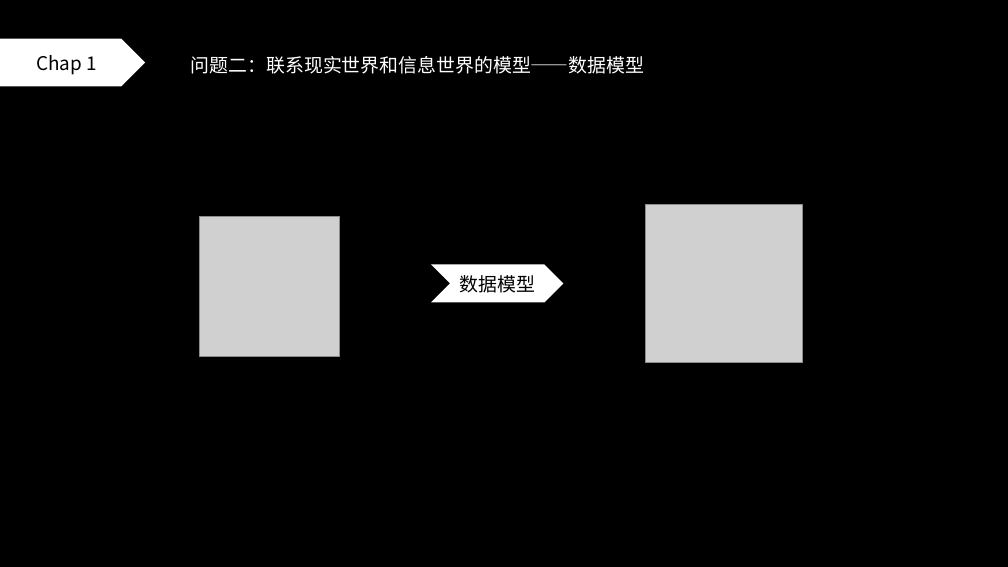
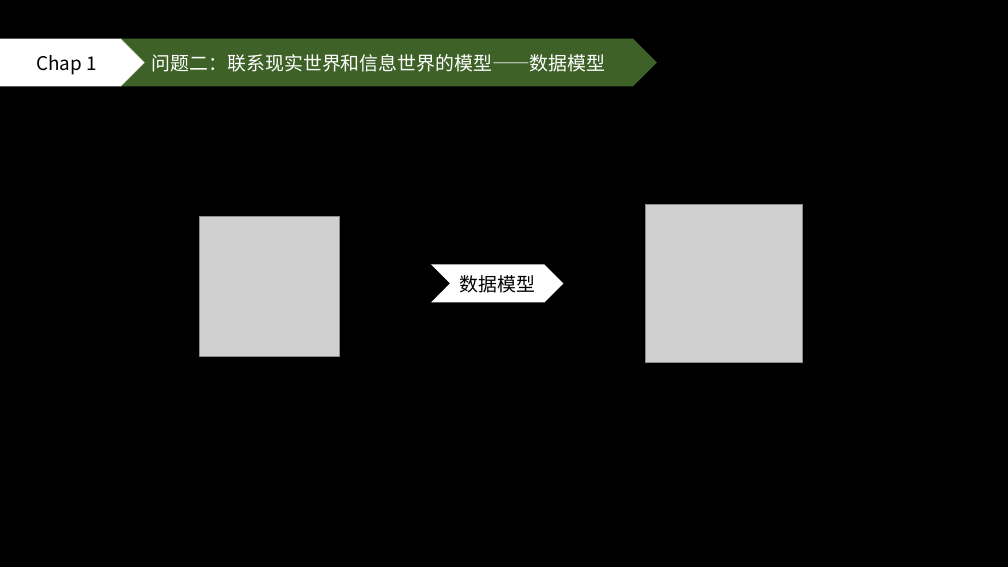
Before and after one commit to 50mengzhu/Database, a slide deck: slide 4 of ReationalDB.pptx. Drawn at 1008x567 pixels with LibreOffice and Linux fonts; fonts in the diff are those of the drawing; grey boxes stand for pictures. Boxes give left, top, right and bottom in pixels: in the first picture for what was removed or moved away, otherwise in the second. Text is boxed around its words. In the diff, an @@ line names an element or a change of style, - is before the commit and + after.

```diff
--- a/ReationalDB.pptx
+++ b/ReationalDB.pptx
@@ chevron "问题二：联系现实世界和信息世界的模型——数据模型" resized from (x1=191, y1=56, x2=645, y2=74) to (x1=120, y1=39, x2=656, y2=86) @@
@@ chevron "问题二：联系现实世界和信息世界的模型——数据模型" at (x1=120, y1=39, x2=656, y2=86): vertical alignment top to middle; fill none to #548235 at 75% opacity @@
```
Also in this commit, not shown: 3 other slides changed, 20 slides added, 3 slides removed, 1 other file.
